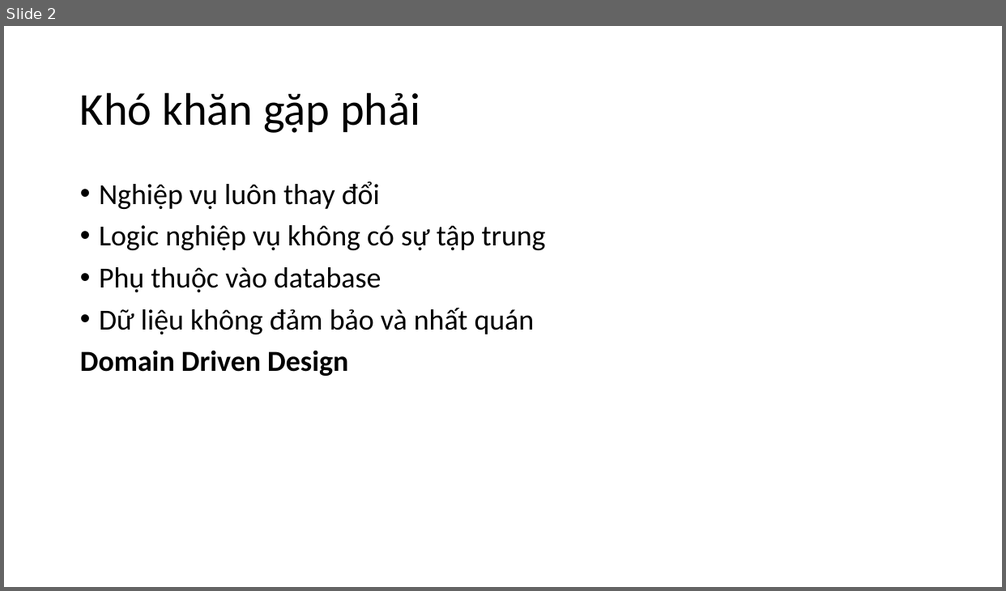
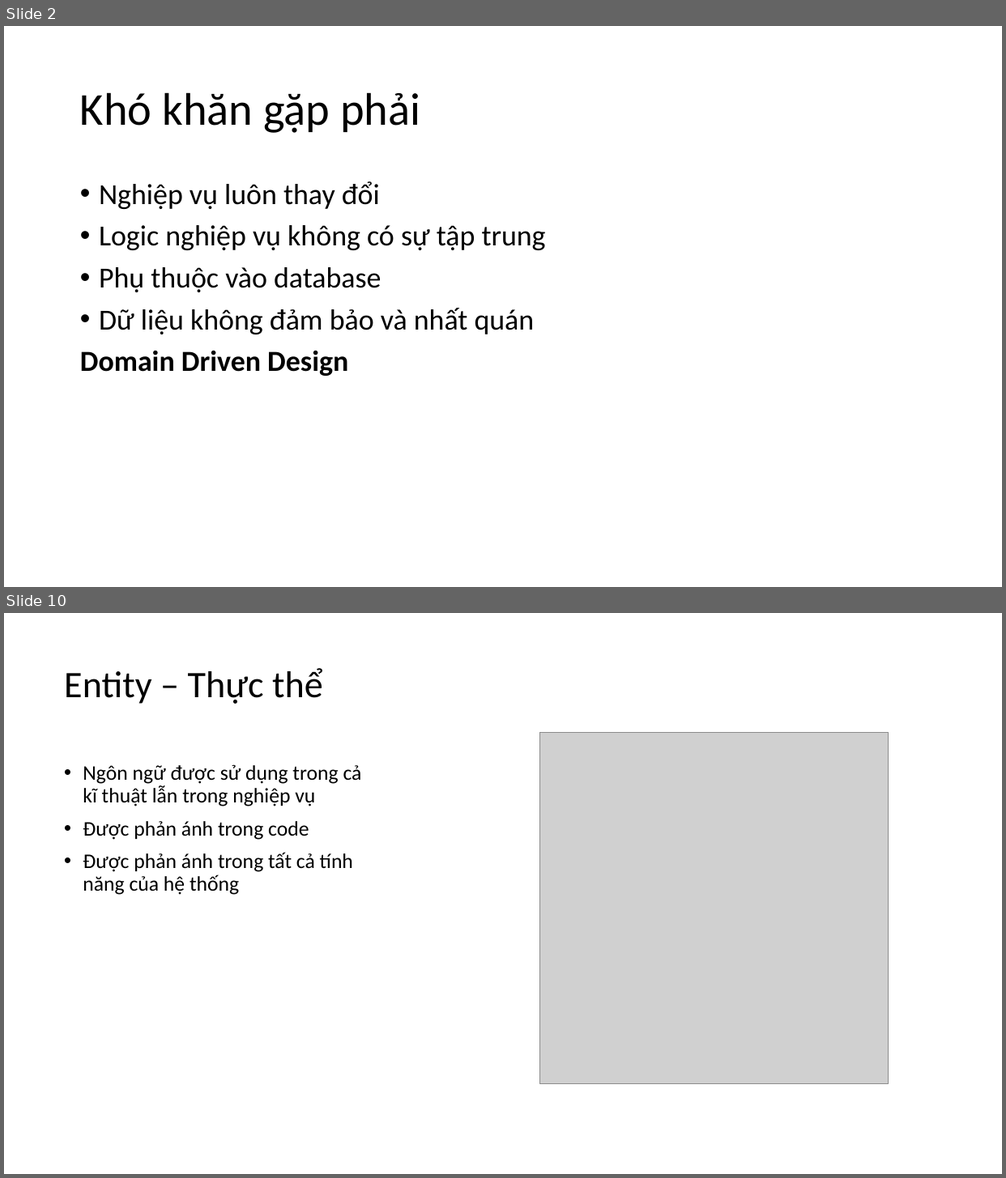
Before and after one commit to truongdinhthien/DDD-Docs, a slide deck: DDD.pptx. Shown one above the other, each under a label of ours: slide 2 before the commit, slides 2 and 10 after it; the slides between them are not shown. The pictures are 1006x591 and 1006x1178 pixels, drawn with LibreOffice and Linux fonts; fonts in the diff are those of the drawing; grey boxes stand for pictures. Boxes give left, top, right and bottom in pixels: in the first picture for what was removed or moved away, otherwise in the second. Text is boxed around its words. In the diff, an @@ line names an element or a change of style, - is before the commit and + after.

```diff
--- a/DDD.pptx
+++ b/DDD.pptx
@@ slide 10 added at (4, 613, 1002, 1174), background #FFFFFF @@
@@ title added at (64, 668, 323, 704), 36 pt, text #000000 @@
+Entity – Thực thể
@@ picture added at (540, 732, 889, 1084) @@
@@ text added at (83, 764, 362, 895), 20 pt, text #000000 @@
+• Ngôn ngữ được sử dụng trong cả kĩ thuật lẫn trong nghiệp vụ
+• Được phản ánh trong code
+• Được phản ánh trong tất cả tính năng của hệ thống
```
Also in this commit, not shown: 5 slides changed, 4 other slides added, 1 other file.
